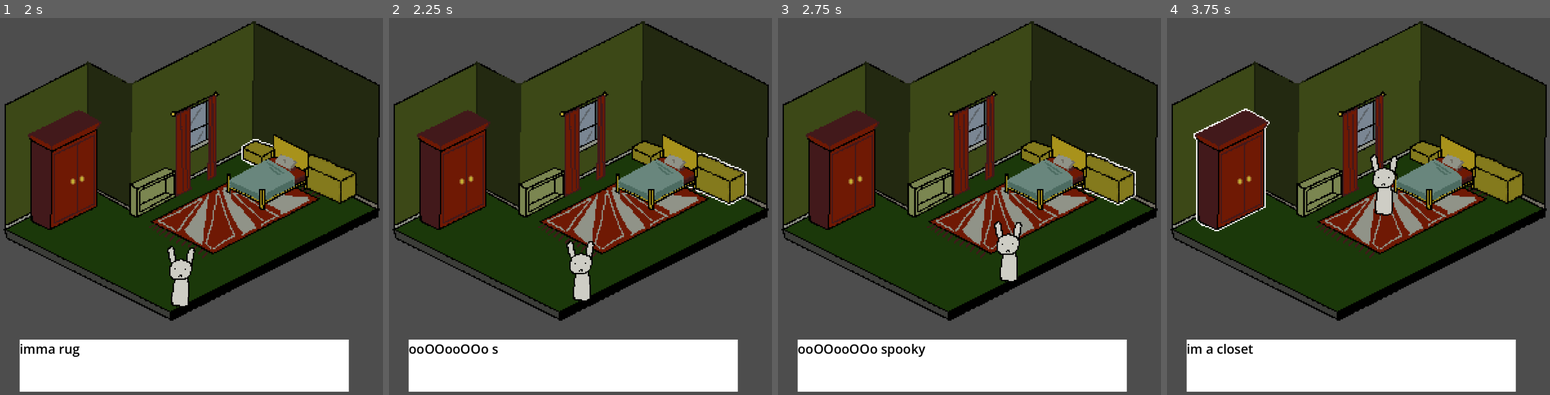
Above: before the commit, frames 1-4 (left to right).
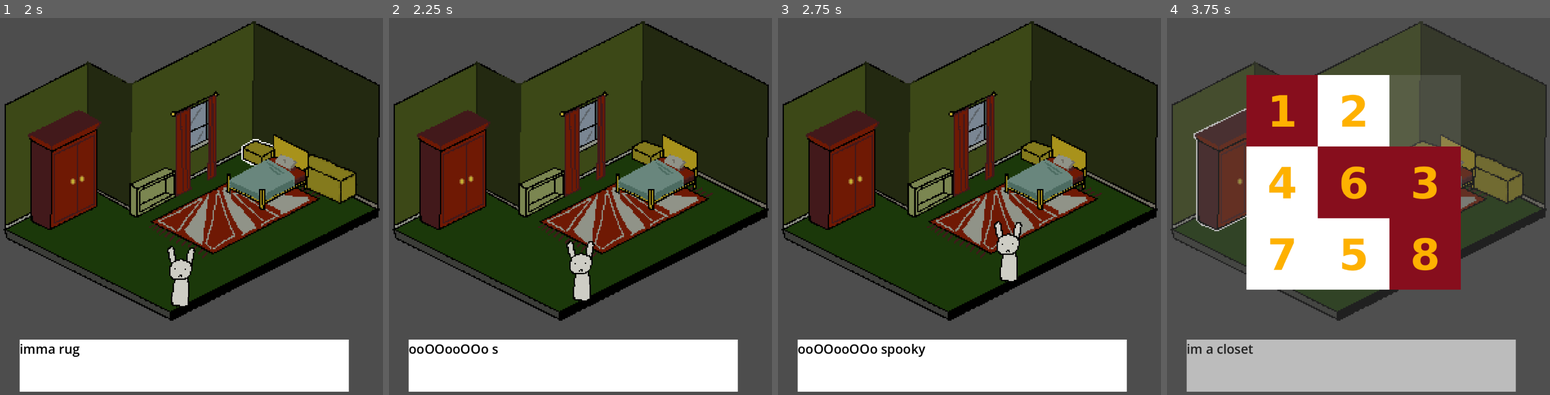
Above: after the commit, the same moments.

Repository: UMKC-GDT/Team2sprint
Game: Godot game, scene res://Scenes/Bedroom.tscn
Same seed, same stepped clock (60 frames per second), same inputs: the game is played once before the commit and once after it.
Inputs (mouse positions are in pixels of both pictures, inside the frame that each line leads up to):
- Up to frame 1 (2 s): move the mouse to (248, 206) at 0.52 s; press the mouse at (248, 206) at 0.53 s; hold Right (move_right) 0.53-1.28 s; move the mouse to (260, 149) at 1.27 s; release the mouse at (260, 149) at 1.28 s; hold Down (move_down) from 1.28 s (still down); click (260, 149) at 1.35 s
- Up to frame 2 (2.25 s): move the mouse to (729, 176) at 2.02 s; release Down (move_down) at 2.03 s; press the mouse at (729, 176) at 2.03 s; hold Right (move_right) from 2.03 s (still down)
- Up to frame 3 (2.75 s): keep holding Right (move_right)
- Up to frame 4 (3.75 s): move the mouse to (1438, 168) at 2.77 s; release Right (move_right) at 2.78 s; release the mouse at (1438, 168) at 2.78 s; hold W (move_up) 2.78-3.53 s; click (1438, 168) at 2.85 s; move the mouse to (1232, 161) at 3.52 s; press the mouse at (1232, 161) at 3.53 s; hold Left (move_left) from 3.53 s (still down)

Frame 1 is identical in both runs. In frame 2, 1.3% of the frame differs, in the area x 77-94%, y 35-50%; in frame 3, 1.3%; in frame 4, 59%, in the area x 0-100%, y 0-100%.

Commit message:
fixed minigame stuff

Diff:
--- a/Scenes/Bedroom.tscn
+++ b/Scenes/Bedroom.tscn
@@ -8,7 +8,6 @@
 [ext_resource type="PackedScene" uid="uid://coxoi58qf3bcn" path="res://Scenes/bedrooom_objects/dresser.tscn" id="5_o633n"]
 [ext_resource type="Texture2D" uid="uid://g3rhtbxyfrhh" path="res://Assets/V1_BGandAssets-20260928T203720Z-1-001/V1_BGandAssets/placeholder_block_hover.png" id="5_r48xv"]
 [ext_resource type="PackedScene" uid="uid://8yswdmachr33" path="res://Scenes/bedrooom_objects/bed.tscn" id="6_rsf82"]
-[ext_resource type="Texture2D" uid="uid://cmqxmeu3jtluc" path="res://Assets/V1_BGandAssets-20260928T203720Z-1-001/V1_BGandAssets/bigger+placeholder_block_hover.png" id="7_c8h7i"]
 [ext_resource type="PackedScene" uid="uid://7sn7hra0hy3g" path="res://Scenes/bedrooom_objects/wardrobe.tscn" id="7_qt6gd"]
 [ext_resource type="PackedScene" uid="uid://di46rsmtr4wyk" path="res://Scenes/bedrooom_objects/shoebox.tscn" id="8_t6n27"]
 [ext_resource type="PackedScene" uid="uid://c0yh2j1q1ttop" path="res://Scenes/bedrooom_objects/curtains.tscn" id="9_23pcv"]
@@ -136,7 +135,6 @@
 
 [node name="Dresser" parent="Bedroom_Items" unique_id=382749505 instance=ExtResource("5_o633n")]
 position = Vector2(856, 578)
-highlight_texture = ExtResource("7_c8h7i")
 
 [node name="Bed" parent="Bedroom_Items" unique_id=1699425684 instance=ExtResource("6_rsf82")]
 position = Vector2(700, 557.99994)
@@ -178,4 +176,5 @@
 text = "Dialogue box"
 script = ExtResource("11_o633n")
 
+[connection signal="dialogue_done" from="DialogueBox/RichTextLabel" to="Bedroom_Items/Dresser" method="_on_rich_text_label_dialogue_done"]
 [connection signal="dialogue_done" from="DialogueBox/RichTextLabel" to="DialogueBox" method="_on_dialogue_done"]
--- a/Scripts/bedroom_objects/dresser.gd
+++ b/Scripts/bedroom_objects/dresser.gd
@@ -31,13 +31,13 @@
 func _on_area_2d_input_event(viewport: Node, event: InputEvent, shape_idx: int) -> void:
 	if event is InputEventMouseButton:
 		if event.button_index == MOUSE_BUTTON_LEFT and event.pressed:
-
 			if dialogue_run_count < text.size():
 				%DialogueBox.trigger_dialogue(text, dialogue_run_count > 0)
 				dialogue_run_count += 1
-				return
 
-			if not minigame_instantiated:
-				var minigame = PUZZLE_SLIDER.instantiate()
-				get_tree().current_scene.add_child(minigame)
-				minigame_instantiated = true
+
+func _on_rich_text_label_dialogue_done() -> void:
+	if not minigame_instantiated:
+		var minigame = PUZZLE_SLIDER.instantiate()
+		get_tree().current_scene.add_child(minigame)
+		minigame_instantiated = true
